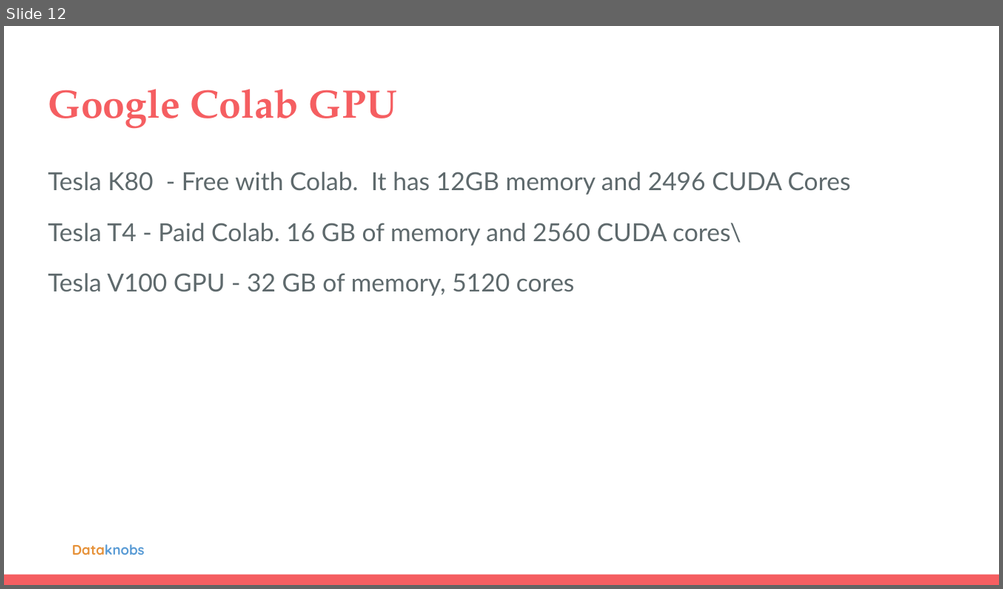
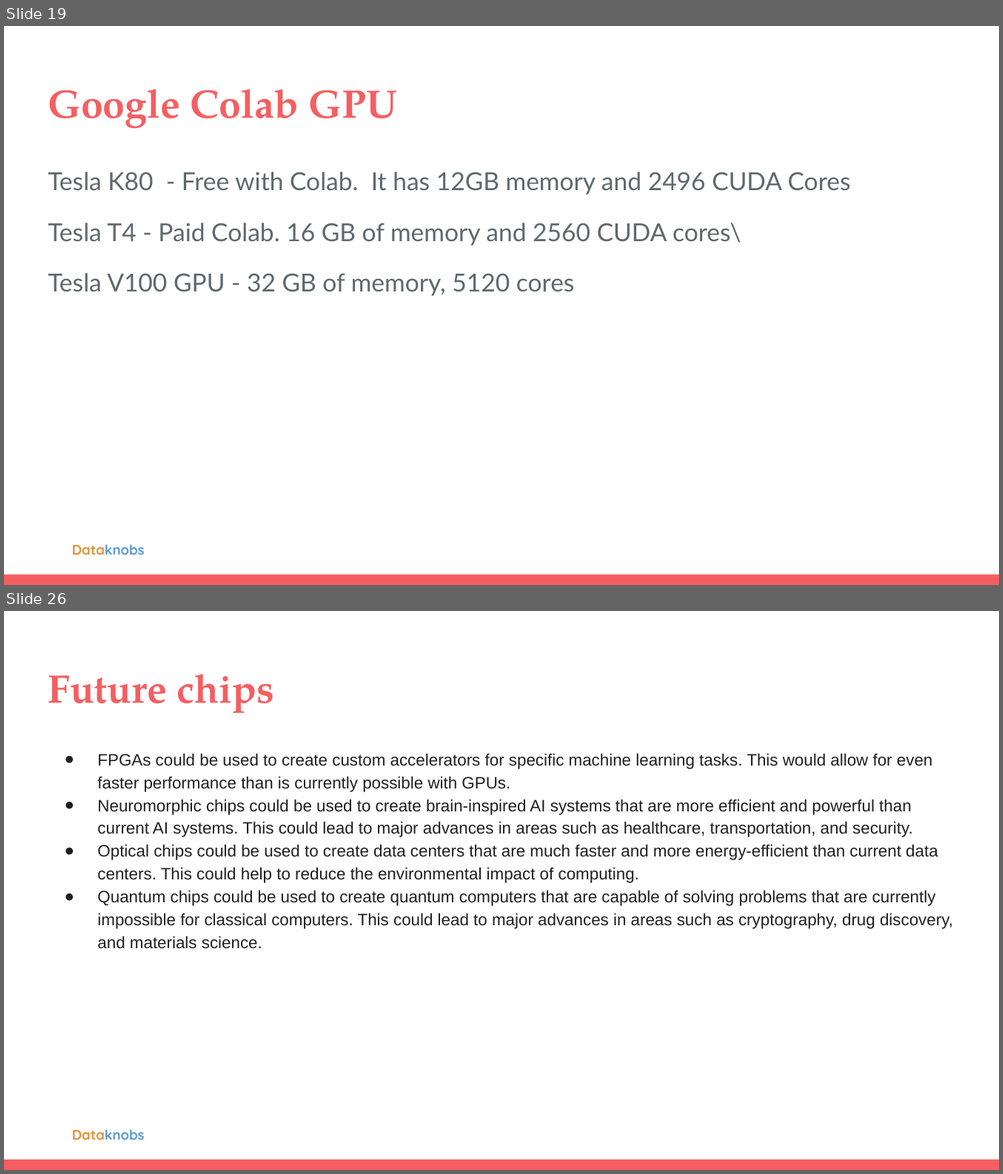
Before and after one commit to kreatewebsite/topkreate_kreatewebsite, a slide deck: input/content/gpu-vs-tpu-llms.pptx. Shown one above the other, each under a label of ours: slide 12 before the commit, slides 19 and 26 after it; the slides between them are not shown. The pictures are 1003x589 and 1003x1174 pixels, drawn with LibreOffice and Linux fonts; fonts in the diff are those of the drawing; background and template pictures are left out. Boxes give left, top, right and bottom in pixels: in the first picture for what was removed or moved away, otherwise in the second. Text is boxed around its words. In the diff, an @@ line names an element or a change of style, - is before the commit and + after.

```diff
--- a/input/content/gpu-vs-tpu-llms.pptx
+++ b/input/content/gpu-vs-tpu-llms.pptx
@@ slide 26 added at (x1=4, y1=611, x2=999, y2=1170), background #FFFFFF; not listed: 2 template elements that a slide beside it also shows @@
@@ title added at (x1=48, y1=674, x2=274, y2=713), 28.8 pt, text #F55E61, bold @@
+Future chips
@@ text added at (x1=97, y1=753, x2=953, y2=949), 12 pt, text #1F1F1F @@
+● FPGAs could be used to create custom accelerators for specific machine learning tasks. This would allow for even faster performance than is currently possible with GPUs.
+● Neuromorphic chips could be used to create brain-inspired AI systems that are more efficient and powerful than current AI systems. This could lead to major advances in areas such as healthcare, transportation, and security.
+● Optical chips could be used to create data centers that are much faster and more energy-efficient than current data centers. This could help to reduce the environmental impact of computing.
+● Quantum chips could be used to create quantum computers that are capable of solving problems that are currently impossible for classical computers. This could lead to major advances in areas such as cryptography, drug discovery, and materials science.
@@ what was slide 12 is now slide 19 @@
```
Also in this commit, not shown: 1 slide changed, 11 other slides added, 1 slide removed, 4 other files.
